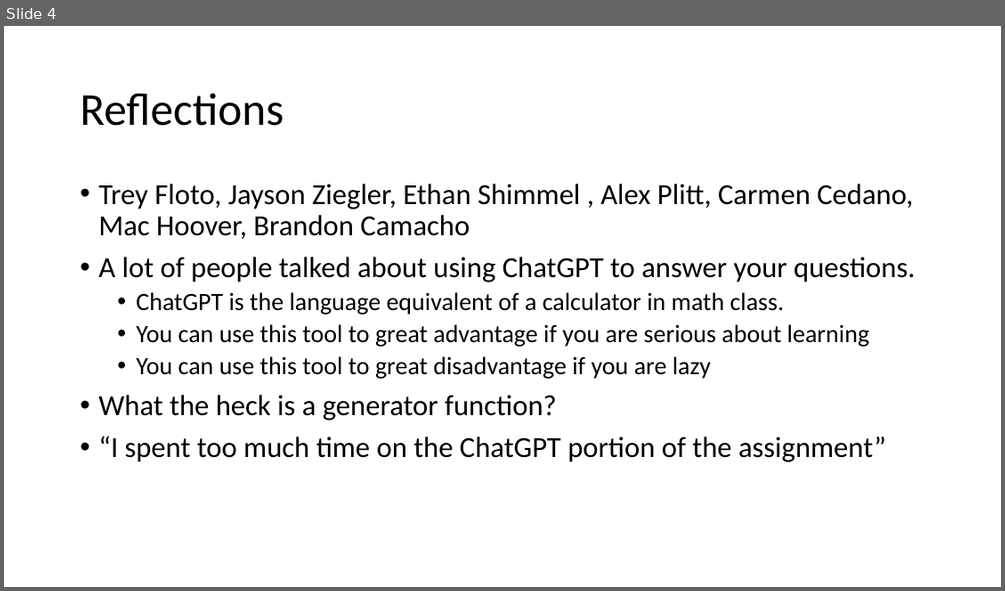
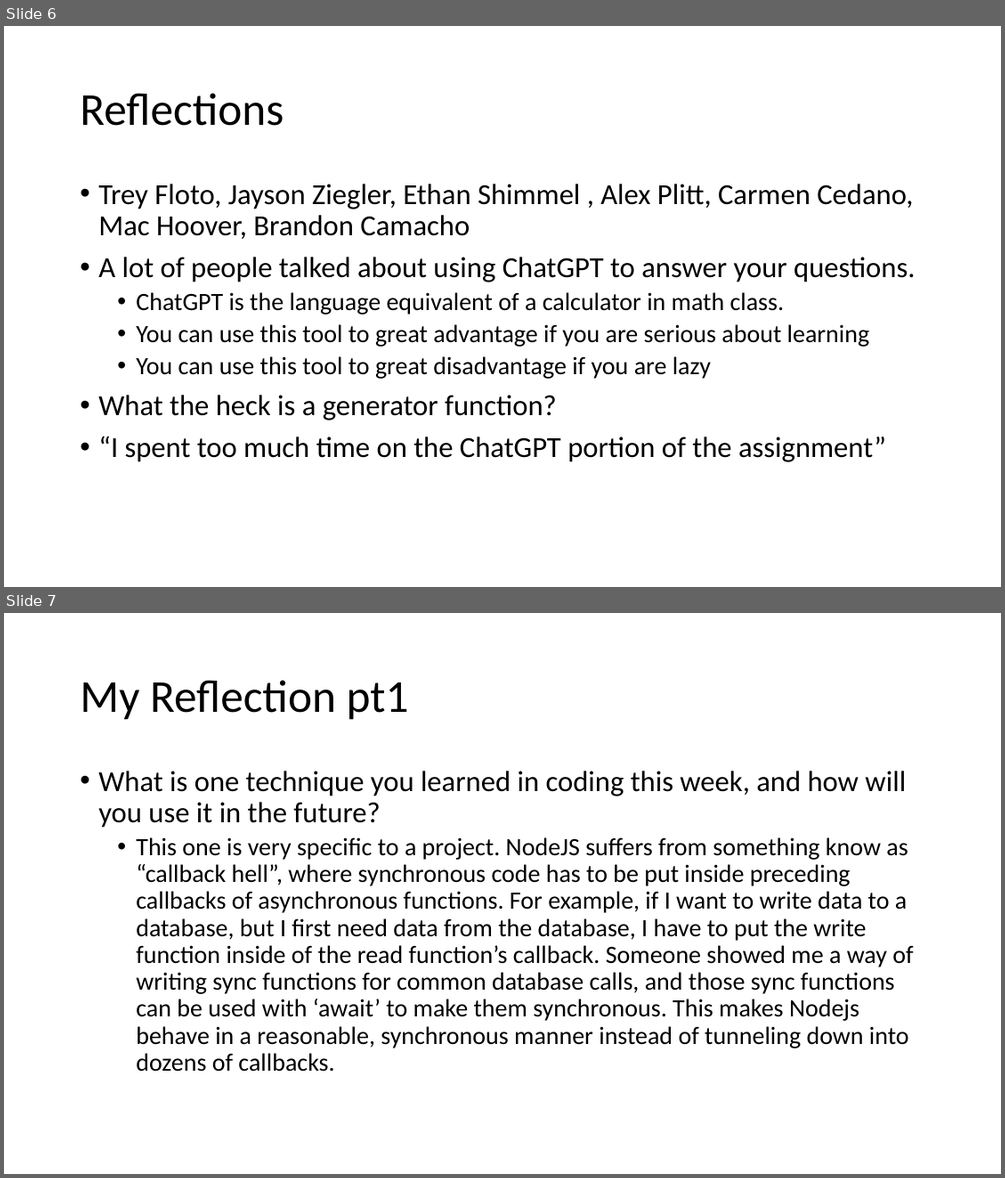
Before and after one commit to parke2023059/docpacs2223, a slide deck: docpac_19200123/Weekly Review.pptx. Shown one above the other, each under a label of ours: slide 4 before the commit, slides 6 and 7 after it. The pictures are 1005x591 and 1005x1178 pixels, drawn with LibreOffice and Linux fonts; fonts in the diff are those of the drawing. Boxes give left, top, right and bottom in pixels: in the first picture for what was removed or moved away, otherwise in the second. Text is boxed around its words. In the diff, an @@ line names an element or a change of style, - is before the commit and + after.

```diff
--- a/docpac_19200123/Weekly Review.pptx
+++ b/docpac_19200123/Weekly Review.pptx
@@ slide 7 added at [4,613,1001,1174], background #FFFFFF @@
@@ title added at [80,680,409,720], 44 pt, text #000000 @@
+My Reflection pt1
@@ text added at [98,771,913,1071], 24 pt, text #000000 @@
+• What is one technique you learned in coding this week, and how will you use it in the future?
+  • This one is very specific to a project. NodeJS suffers from something know as “callback hell”, where synchronous code has to be put inside preceding callbacks of asynchronous functions. For example, if I want to write data to a database, but I first need data from the database, I have to put the write function inside of the read function’s callback. Someone showed me a way of writing sync functions for common database calls, and those sync functions can be used with ‘await’ to make them synchronous. This makes Nodejs behave in a reasonable, synchronous manner instead of tunneling down into dozens of callbacks.
@@ what was slide 4 is now slide 6 @@
```
Also in this commit, not shown: 3 slides changed, 2 other slides added.
